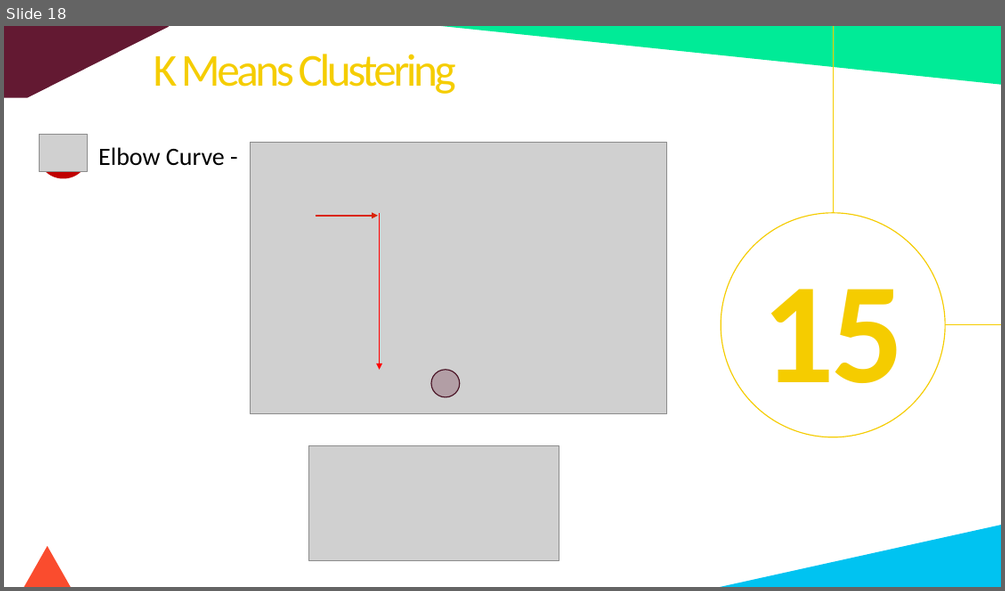
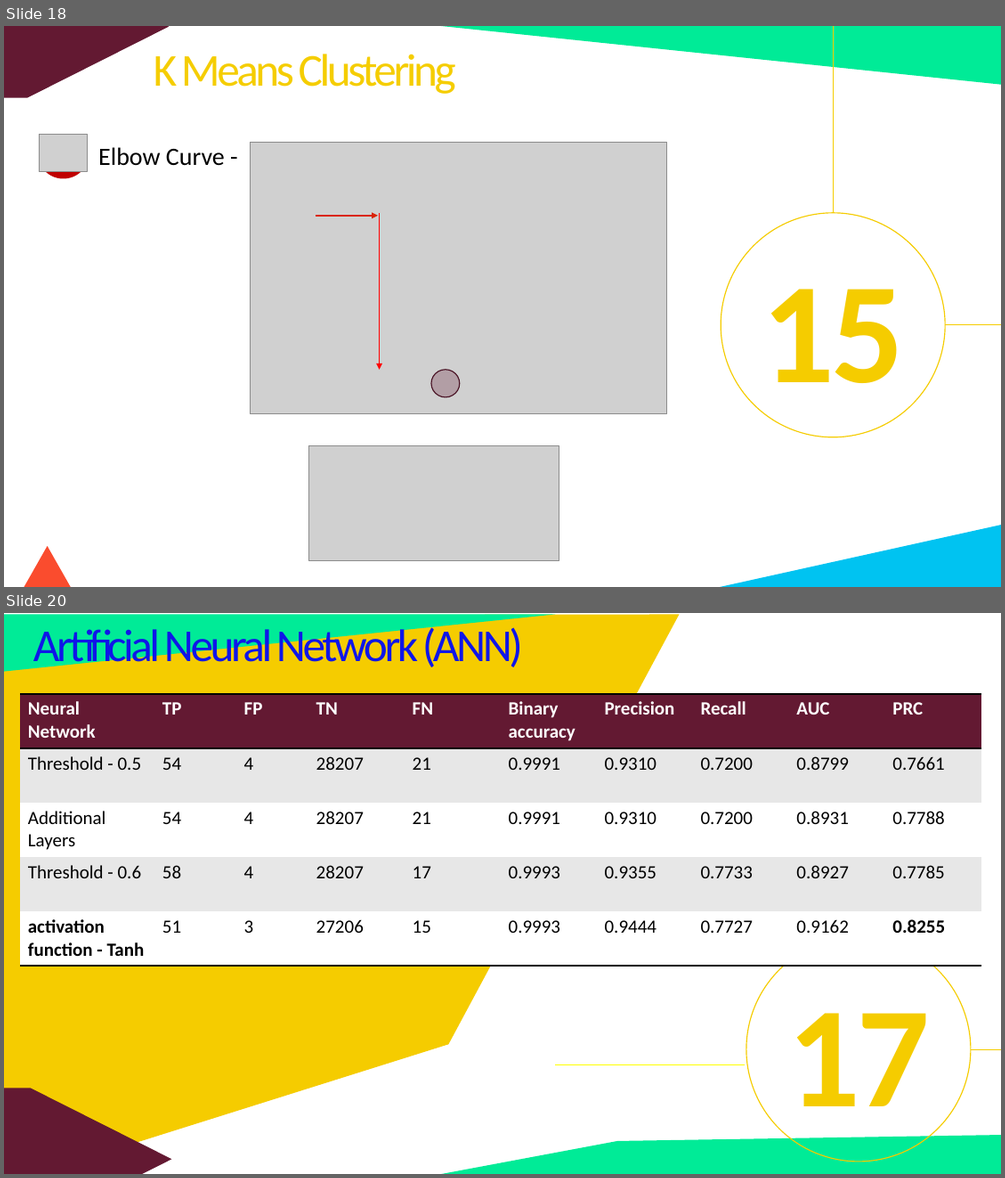
Before and after one commit to fbrowther/Detecting-Fraudulent-Credit-Card-Transactions-Using-Machine-Learning, a slide deck: CreditCardTransactions-Project4Group4.pptx. Shown one above the other, each under a label of ours: slide 18 before the commit, slides 18 and 20 after it; the slides between them are not shown. The pictures are 1005x591 and 1005x1178 pixels, drawn with LibreOffice and Linux fonts; fonts in the diff are those of the drawing; grey boxes stand for pictures. Boxes give left, top, right and bottom in pixels: in the first picture for what was removed or moved away, otherwise in the second. Text is boxed around its words. In the diff, an @@ line names an element or a change of style, - is before the commit and + after.

```diff
--- a/CreditCardTransactions-Project4Group4.pptx
+++ b/CreditCardTransactions-Project4Group4.pptx
@@ slide 20 added at box(4, 613, 1001, 1174), background #FFFFFF @@
@@ freeform shape added at box(4, 615, 680, 1174), fill #F5CC00 @@
@@ right triangle added at box(4, 614, 555, 671), fill #00EB97 @@
@@ text added at box(33, 624, 523, 673), 44 pt, text #0F16E8 @@
+Artificial Neural Network (ANN)
@@ table added at box(20, 694, 985, 966), 5 rows, 10 columns @@
+Neural Network | TP | FP | TN | FN | Binary accuracy | Precision | Recall | AUC | PRC
+Threshold - 0.5 | 54 | 4 | 28207 | 21 | 0.9991 | 0.9310 | 0.7200 | 0.8799 | 0.7661
+Additional Layers | 54 | 4 | 28207 | 21 | 0.9991 | 0.9310 | 0.7200 | 0.8931 | 0.7788
+Threshold - 0.6 | 58 | 4 | 28207 | 17 | 0.9993 | 0.9355 | 0.7733 | 0.8927 | 0.7785
+activation function - Tanh | 51 | 3 | 27206 | 15 | 0.9993 | 0.9444 | 0.7727 | 0.9162 | 0.8255
@@ ellipse added at box(746, 937, 971, 1161), outline #F5CC00 1 pt @@
@@ text added at box(787, 1013, 930, 1139), 138 pt, text #F5CC00, bold @@
+17
@@ line added from (555, 1064) to (745, 1064), #FFFF00 0.5 pt @@
@@ line added from (1001, 1049) to (971, 1049), #F5CC00 0.5 pt @@
@@ pentagon arrow added at box(4, 1088, 171, 1174), fill #631932 @@
@@ freeform shape added at box(437, 1135, 1001, 1174), fill #00EB97 @@
```
Also in this commit, not shown: 5 slides changed, 8 slides removed, 2 other files.
